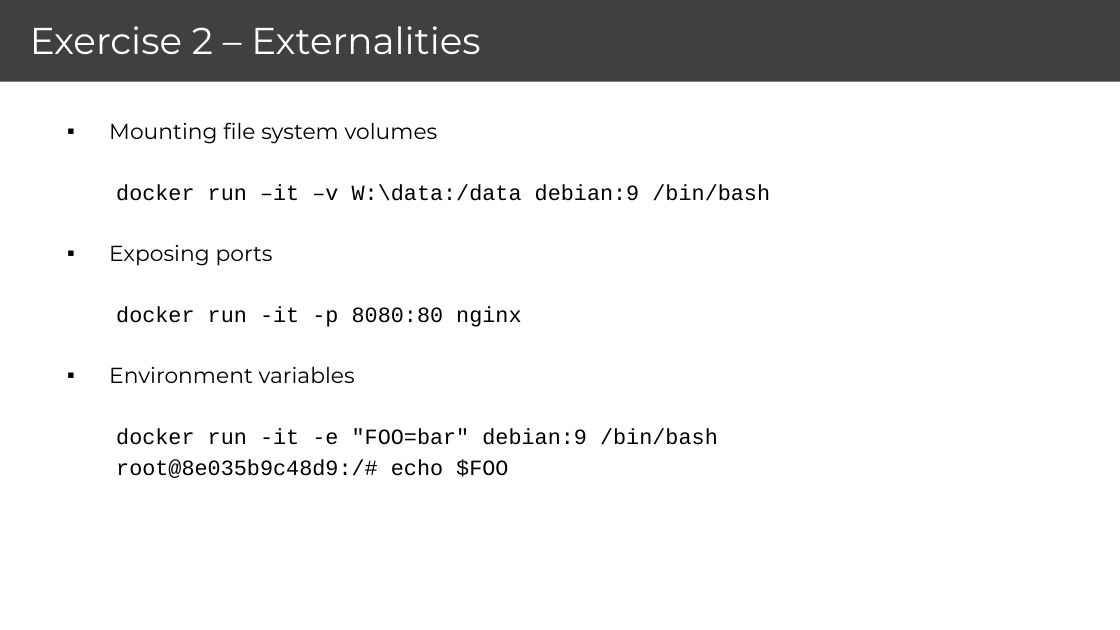
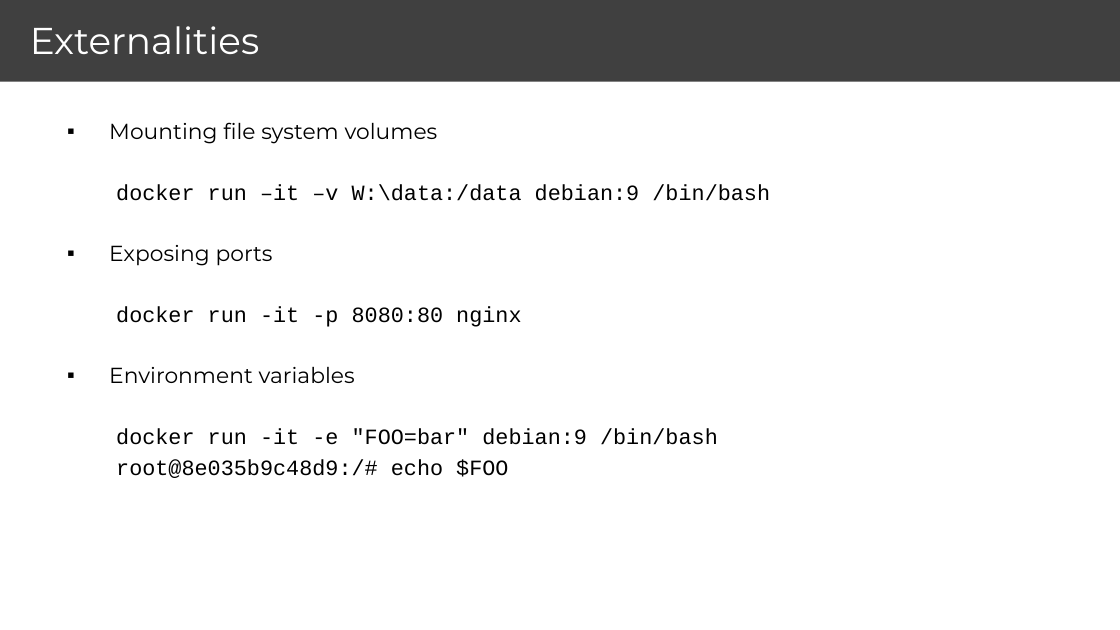
Before and after one commit to brendonmatheson/docker_fu, a slide deck: slide 20 of brendon_matheson_docker_dotnet_slides.pptx (slide 15 before the commit). Drawn at 1120x630 pixels with LibreOffice and Linux fonts; fonts in the diff are those of the drawing. Boxes give left, top, right and bottom in pixels: in the first picture for what was removed or moved away, otherwise in the second. Text is boxed around its words. In the diff, an @@ line names an element or a change of style, - is before the commit and + after.

```diff
--- a/brendon_matheson_docker_dotnet_slides.pptx
+++ b/brendon_matheson_docker_dotnet_slides.pptx
@@ title at (30,26,259,54): text changed @@
-Exercise 2 – Externalities
+Externalities
```
Also in this commit, not shown: 11 other slides changed, 57 slides added, 10 slides removed, 1 other file.
